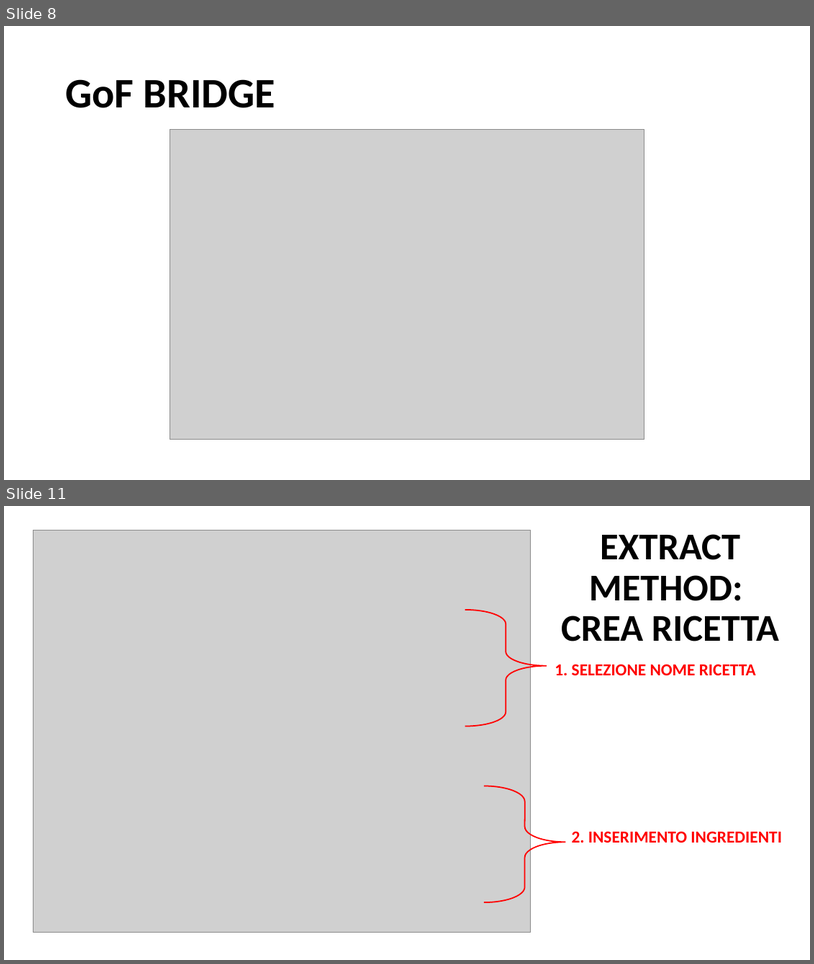
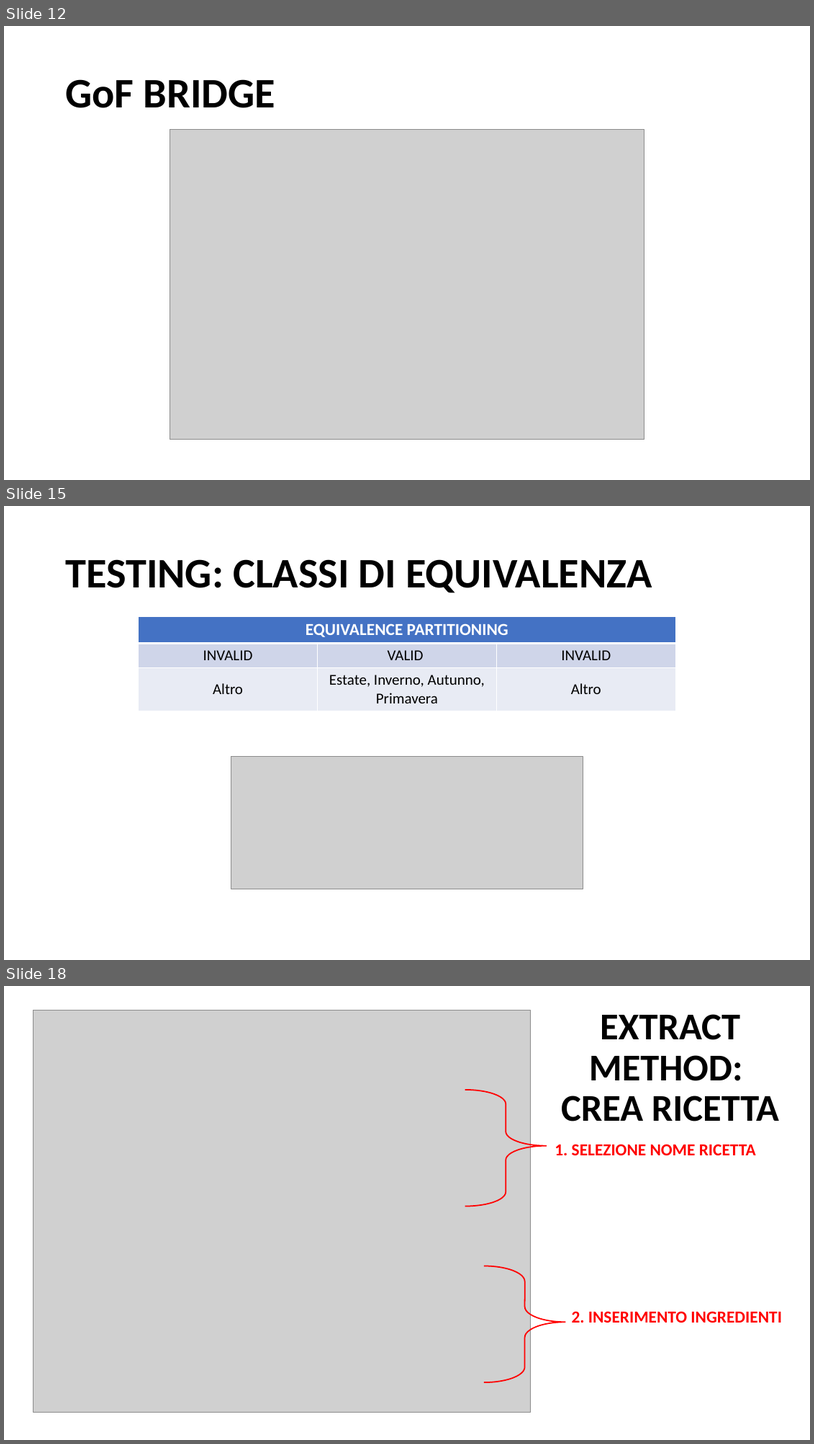
Before and after one commit to Inge-sw/IngeSw, a slide deck: Documenti/PROGETTO.pptx. Shown one above the other, each under a label of ours: slides 8 and 11 before the commit, slides 12, 15 and 18 after it; the slides between them are not shown. The pictures are 814x964 and 814x1444 pixels, drawn with LibreOffice and Linux fonts; fonts in the diff are those of the drawing; grey boxes stand for pictures; background and template pictures are left out. Boxes give left, top, right and bottom in pixels: in the first picture for what was removed or moved away, otherwise in the second. Text is boxed around its words. In the diff, an @@ line names an element or a change of style, - is before the commit and + after.

```diff
--- a/Documenti/PROGETTO.pptx
+++ b/Documenti/PROGETTO.pptx
@@ slide 15 added at box(4, 506, 810, 960), background picture (left out) @@
@@ title added at box(65, 559, 652, 593), 50 pt, text #000000, bold @@
+TESTING: CLASSI DI EQUIVALENZA
@@ table added at box(139, 617, 676, 710), 3 rows, 3 columns @@
+EQUIVALENCE PARTITIONING |  | 
+INVALID | VALID | INVALID
+Altro | Estate, Inverno, Autunno, Primavera | Altro
@@ picture added at box(232, 757, 583, 889) @@
@@ what was slide 8 is now slide 12 @@
@@ what was slide 11 is now slide 18 @@
```
Also in this commit, not shown: 4 slides changed, 7 other slides added.
